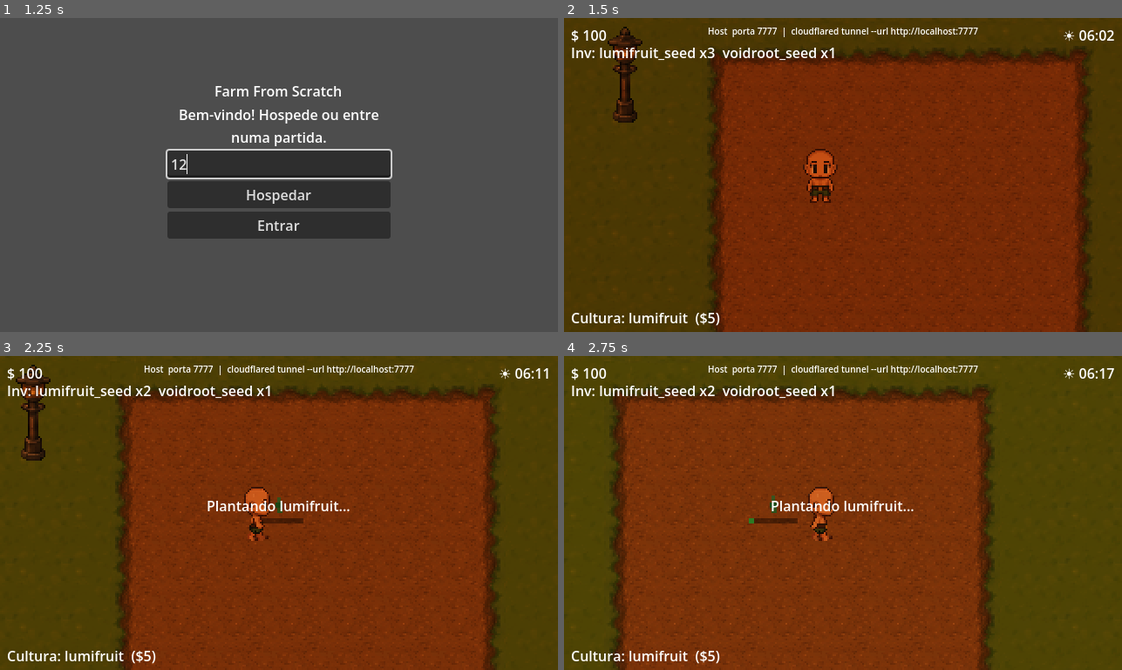
Above: before the commit, frames 1-4 (two rows, left to right).
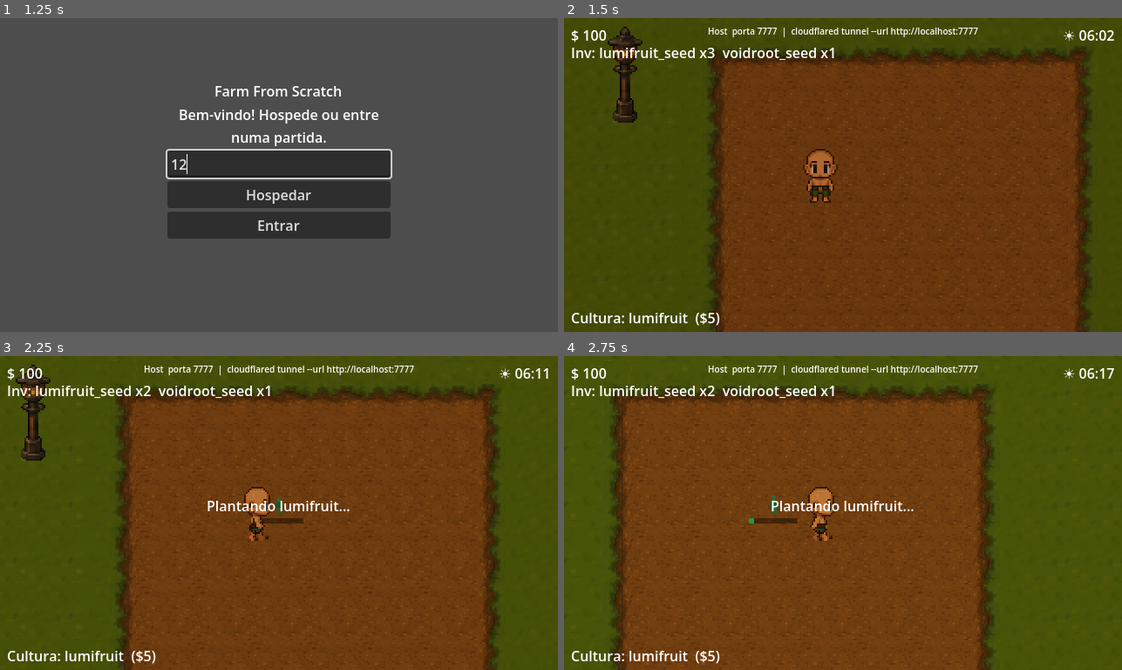
Above: after the commit, the same moments.

Repository: BrunoKagami/farm-from-scratch
Game: Godot game, scene res://scenes/Lobby.tscn
The game is run twice, just before and just after one commit, with the same random seed, the same clock (stepped at 60 frames per second) and the same inputs.
Inputs (mouse positions are in pixels of both pictures, inside the frame that each line leads up to):
- Up to frame 1 (1.25 s): click (279, 165) at 0.52 s; type "12" at 0.6 s
- Up to frame 2 (1.5 s): click "Hospedar" at 1.25 s
- Up to frame 3 (2.25 s): tap Enter at 2 s; move the mouse to (401, 497) at 2.02 s; hold Right (ui_right) from 2.03 s (still down); hold E (interact) from 2.03 s (still down); click (401, 497) at 2.17 s
- Up to frame 4 (2.75 s): keep holding Right (ui_right); keep holding E (interact)

Frame 1 is identical in both runs. In frame 2, 0.3% of the frame differs, in the area x 8-49%, y 5-59%; in frame 3, less than 0.1%; in frame 4, less than 0.1%.

Commit message:
fix: softer night (0.30 min brightness), softer dawn; virtual controls visible on web

Diff:
--- a/scripts/DayNight.gd
+++ b/scripts/DayNight.gd
@@ -11,16 +11,16 @@
 
 # Pontos de cor ao longo do dia (time_of_day 0.0–1.0 = 00:00–24:00)
 const SKY := [
-	[0.000, Color(0.04, 0.04, 0.12)],  # 00:00 meia-noite
-	[0.208, Color(0.05, 0.05, 0.14)],  # 05:00 pré-amanhecer
-	[0.250, Color(0.85, 0.45, 0.20)],  # 06:00 amanhecer laranja
-	[0.292, Color(1.00, 0.85, 0.70)],  # 07:00 manhã dourada
+	[0.000, Color(0.30, 0.30, 0.45)],  # 00:00 meia-noite
+	[0.208, Color(0.28, 0.28, 0.42)],  # 05:00 pré-amanhecer
+	[0.250, Color(0.75, 0.60, 0.50)],  # 06:00 amanhecer suave
+	[0.292, Color(1.00, 0.92, 0.80)],  # 07:00 manhã dourada
 	[0.333, Color(1.00, 1.00, 1.00)],  # 08:00 dia pleno
-	[0.750, Color(1.00, 0.95, 0.85)],  # 18:00 tarde quente
-	[0.792, Color(0.90, 0.45, 0.15)],  # 19:00 pôr do sol
-	[0.833, Color(0.20, 0.10, 0.28)],  # 20:00 crepúsculo
-	[0.875, Color(0.04, 0.04, 0.12)],  # 21:00 noite
-	[1.000, Color(0.04, 0.04, 0.12)],  # 24:00 meia-noite
+	[0.750, Color(1.00, 0.97, 0.90)],  # 18:00 tarde quente
+	[0.792, Color(0.85, 0.60, 0.40)],  # 19:00 pôr do sol suave
+	[0.833, Color(0.50, 0.35, 0.55)],  # 20:00 crepúsculo
+	[0.875, Color(0.30, 0.30, 0.45)],  # 21:00 noite
+	[1.000, Color(0.30, 0.30, 0.45)],  # 24:00 meia-noite
 ]
 
 func _process(delta: float) -> void:
--- a/scripts/VirtualControls.gd
+++ b/scripts/VirtualControls.gd
@@ -1,7 +1,10 @@
 extends Control
 
 func _ready() -> void:
-	if not DisplayServer.is_touchscreen_available() and not OS.has_feature("mobile"):
+	var show_controls := DisplayServer.is_touchscreen_available() \
+		or OS.has_feature("mobile") \
+		or OS.has_feature("web")
+	if not show_controls:
 		hide()
 		set_process_input(false)
 		return
